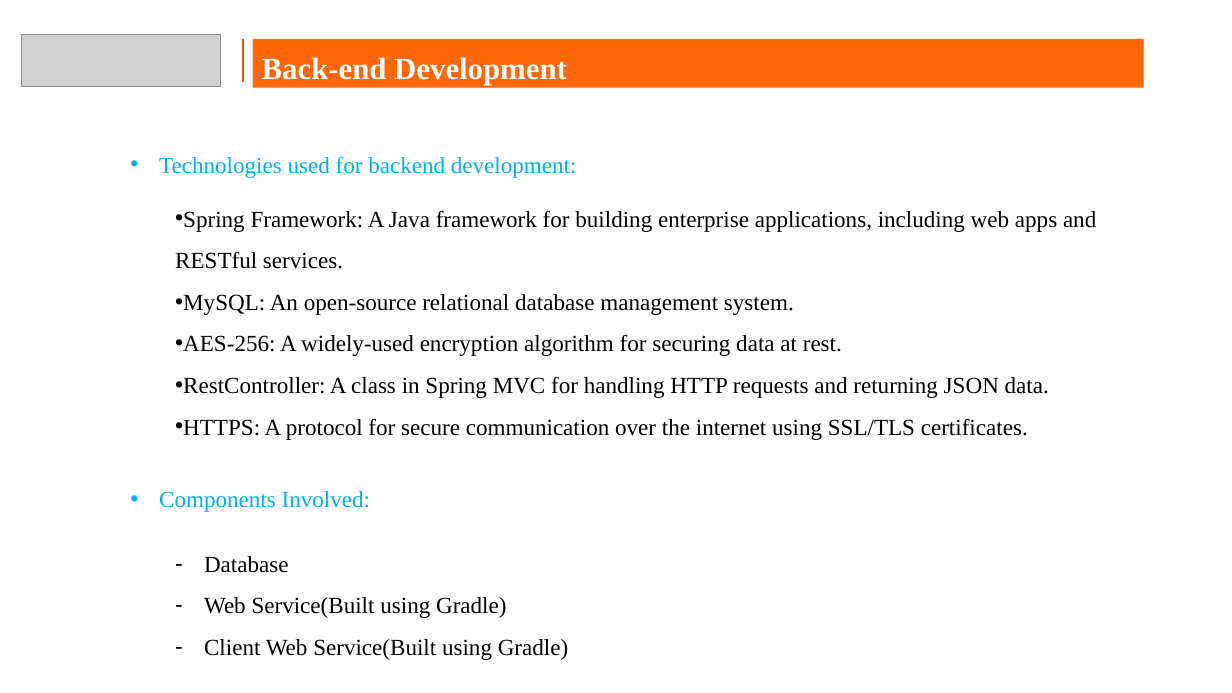
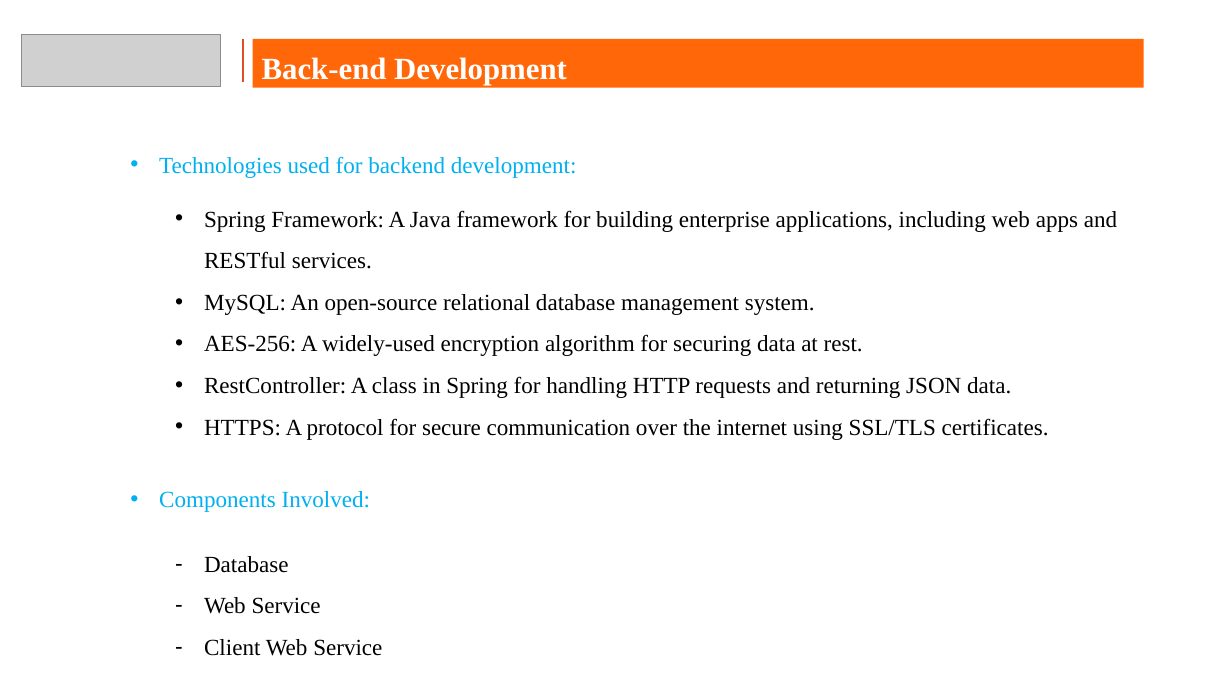
Before and after one commit to rootAdminB/hdfc_capstone_project_submission, a slide deck: slide 6 of capstone_ppt_tushar_bawankar.pptx. Drawn at 1232x693 pixels with LibreOffice and Linux fonts; fonts in the diff are those of the drawing; grey boxes stand for pictures; background and template pictures are left out. Boxes give left, top, right and bottom in pixels: in the first picture for what was removed or moved away, otherwise in the second. Text is boxed around its words. In the diff, an @@ line names an element or a change of style, - is before the commit and + after.

```diff
--- a/capstone_ppt_tushar_bawankar.pptx
+++ b/capstone_ppt_tushar_bawankar.pptx
@@ text at bbox=[204, 210, 1117, 440]: indent changed @@
@@ text at bbox=[204, 376, 1011, 398]: text changed @@
-• RestController: A class in Spring MVC for handling HTTP requests and returning JSON data.
+• RestController: A class in Spring for handling HTTP requests and returning JSON data.
@@ text at bbox=[204, 597, 382, 656]: text changed @@
-– Web Service(Built using Gradle)
-– Client Web Service(Built using Gradle)
+– Web Service
+– Client Web Service
```
Also in this commit, not shown: 4 other slides changed, 1 slide added, 1 slide removed, 3 other files.
